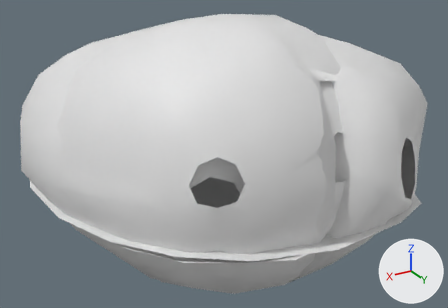
Before and after pictures for a commit that changed the glTF model models/heart_atrium.glb.
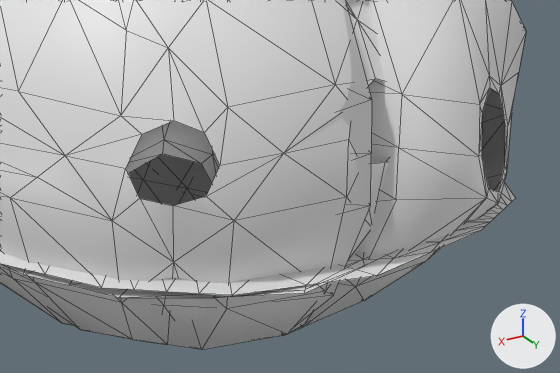
Old and new are each drawn whole from a camera (50 mm lens) standing at (154.0, 260.0, 143.0) and looking at (-13.0, -20.0, 3.0) and again close up on the part from 25% to 100% of the width and 28% to 100% of the height. The lights are fixed; the arrows at lower right show +X, +Y and +Z. The close-ups show mesh edges as thin lines. Objects named as collision shapes, trigger or cutter boxes, shadow casters or lower levels of detail are left out. Where no turn or scale is listed for an object, it has been applied to the vertices. Vertices at the same position are counted once.

The older version as bpy lines, for what is in view:
```python
me_heartatrium1 = bpy.data.meshes.new('HeartAtrium1')
me_heartatrium1.from_pydata(...)  # 196 vertices, 370 faces; spans x -84.0..83.0, y -103.0..80.0, z -42.0..87.0
me_heartatrium1.materials.append(mat_heartatrium)  # white #e7e7e7
me_heartatrium2 = bpy.data.meshes.new('HeartAtrium2')
me_heartatrium2.from_pydata(...)  # 206 vertices, 396 faces; spans x -102.0..88.0, y -149.0..83.0, z -47.0..77.0
me_heartatrium2.materials.append(mat_heartatrium)  # white #e7e7e7
me_heartatrium2water = bpy.data.meshes.new('HeartAtrium2Water')
me_heartatrium2water.from_pydata(...)  # 171 vertices, 288 faces; spans x -93.0..85.0, y -146.0..85.0, z -17.0..0.0
me_heartatrium2water.materials.append(mat_bloodwater)  # white #e7e7e7
ob_heartatrium1 = bpy.data.objects.new('HeartAtrium1', me_heartatrium1)
ob_heartatrium1.location = (0.0, 0.0, 0.0)
ob_heartatrium2 = bpy.data.objects.new('HeartAtrium2', me_heartatrium2)
ob_heartatrium2.location = (0.0, 0.0, 0.0)
ob_heartatrium2_water = bpy.data.objects.new('HeartAtrium2_Water', me_heartatrium2water)
ob_heartatrium2_water.location = (0.0, 0.0, 0.0)
# also in view: 'HeartAtrium1_Water' at (-1.0, -8.0, -7.0)
```
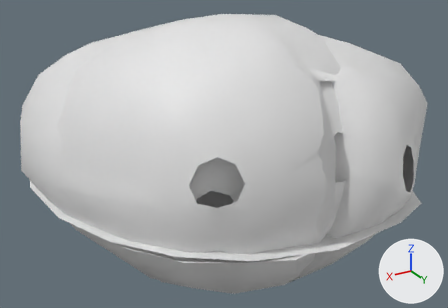
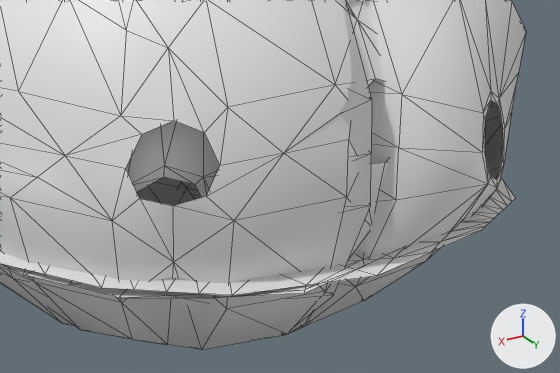
Location of each change, [x1, y1, x2, y2] in pixels of the close-ups (560 x 373 px; the box of a moved part takes in the faces that stretch with it):
part 1 of me_heartatrium2, moved or reshaped
    before: [126, 89, 372, 325]
    after: [126, 89, 372, 324]
part 2 of me_heartatrium2, moved or reshaped
    both: [356, 0, 526, 287]

What changed in the scene script:
```text
Change me_heartatrium2:
    used by ob_heartatrium2; location = (0.0, 0.0, 0.0)
    remove me_heartatrium2.from_pydata(...)  # 206 vertices, 396 faces; spans x -102.0..88.0, y -149.0..83.0, z -47.0..77.0
    add me_heartatrium2.from_pydata(...)  # 206 vertices, 396 faces; spans x -102.0..88.0, y -149.0..82.0, z -47.0..77.0
    me_heartatrium2 part 1: 18 of 206 vertices moved; they spanned x 22.0..56.0, y 53.0..67.0, z -11.0..36.0 and now span x 26.0..53.0, y 54.0..67.0, z -10.0..29.0; mean shift (0.0, 0.0, -2.0); largest move (38.0, 56.0, 36.0) -> (38.0, 56.0, 29.0)
    me_heartatrium2 part 2: all 16 vertices in x -76.0..-44.0, y 64.0..83.0, z 1.0..37.0 are scaled about their middle by 0.762
```
